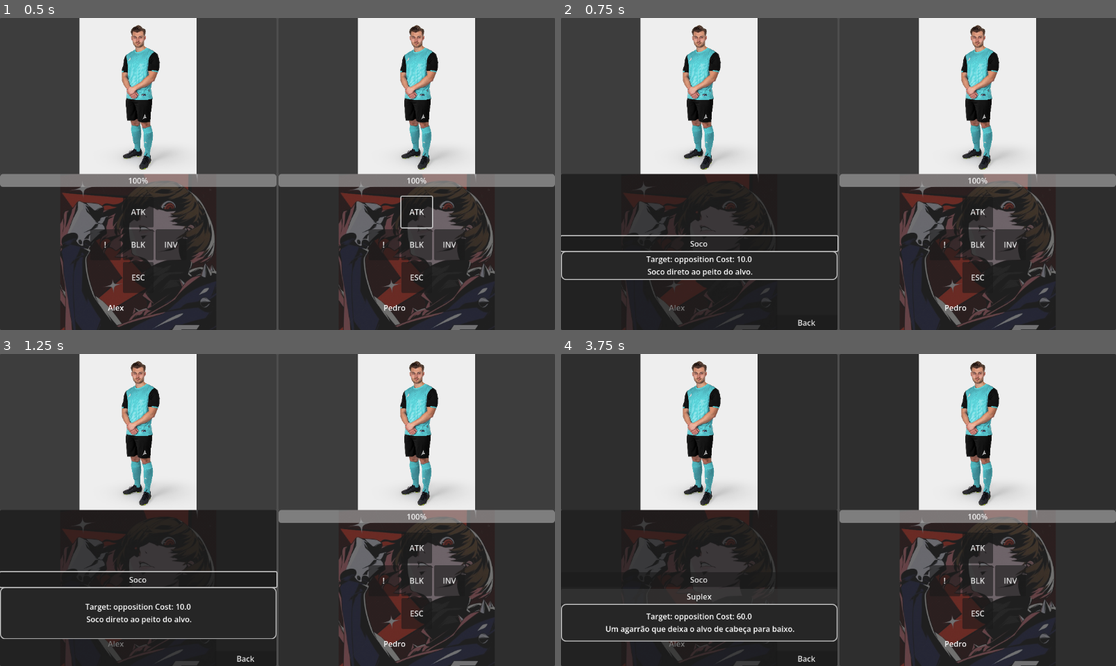
Above: before the commit, frames 1-4 (two rows, left to right).
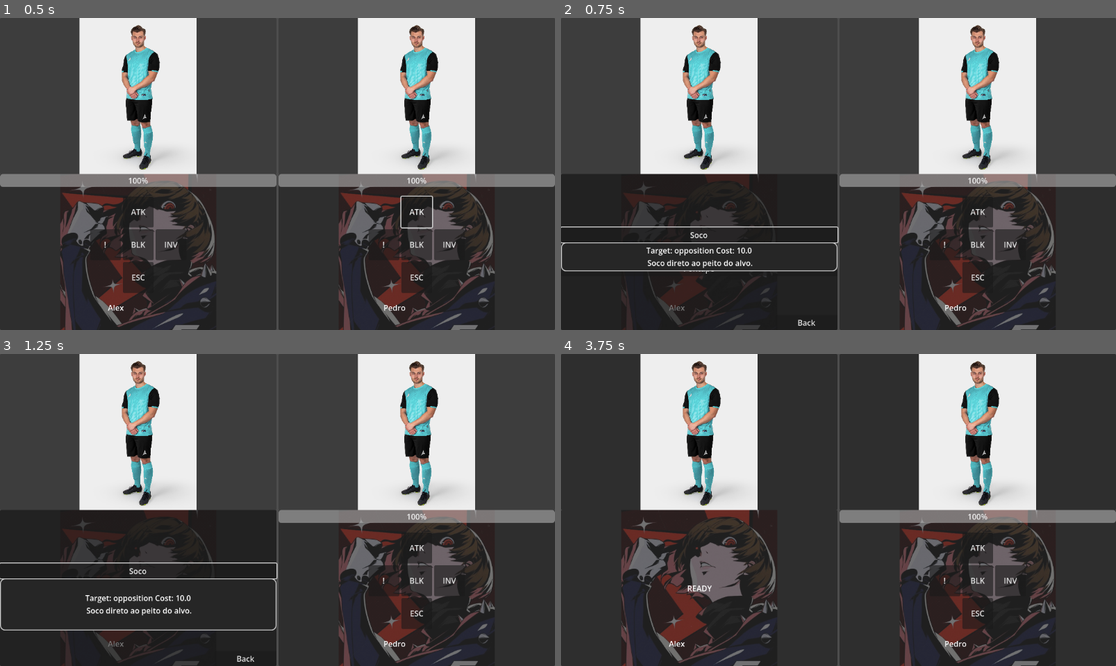
Above: after the commit, the same moments.

Repository: Dragvid/Derbi
Game: Godot game, scene res://Ui/Gameplay/Battle_screen/Battle_screen.tscn
Same seed, same stepped clock (60 frames per second), same inputs: the game is played once before the commit and once after it. This scene is started directly instead of the project's main scene.
Inputs (mouse positions are in pixels of both pictures, inside the frame that each line leads up to):
- Up to frame 1 (0.5 s): no input
- Up to frame 2 (0.75 s): click "ATK" at 0.5 s
- Up to frame 3 (1.25 s): no input
- Up to frame 4 (3.75 s): click "Soco" at 1.25 s; click (699, 432) at 2 s; click (977, 432) at 2.77 s; click (699, 597) at 3.5 s, where only the run before the commit has a clickable "Suplex"

Frame 1 is identical in both runs. In frame 2, 2.1% of the frame differs, in the area x 0-51%, y 66-84%; in frame 3, 2.1%; in frame 4, 5.4%, in the area x 0-50%, y 49-100%.

Commit message:
player turn

Diff:
--- a/GamePlayModules/enemies/basic_enemy/enemy_behaviour.gd
+++ b/GamePlayModules/enemies/basic_enemy/enemy_behaviour.gd
@@ -5,10 +5,11 @@
 @onready var sprite: TextureRect = $TextureRect
 
 var rng = RandomNumberGenerator.new()
-
-#var enemy_type : String
+var current_health
 var enemy_info
 var module_manager
+var state_current = AppInfo.states.idle
+
 #func get_enemy_info():
 	#if AppInfo.enemy_info_json.has(enemy_type):
 		#enemy_info = AppInfo.attack_info_json[enemy_type]
@@ -20,9 +21,7 @@
 	#add information
 	enemy_info = new_enemy_info
 	sprite.texture = load(enemy_info.sprite_path)
-
-#func _ready():
-
+	current_health = enemy_info.total_life
 
 func pick_action():
 	# Choose if you want to block or attack
@@ -34,6 +33,16 @@
 		#block
 		pass
 
+func update_life(updated_life):
+	var damage = updated_life
+	if updated_life < 0 and state_current == AppInfo.states.blocking:#damage
+		damage = damage * enemy_info.block_dmg_resistance
+	current_health += damage
+	if current_health <= 0:
+		print(name," Died")
+		queue_free()
+	print("damage recieved: ",damage,"/ current life: ",current_health)
+
 func pick_attack():
 	rng.randomize()
 	var atk_option_id = rng.randi_range(0, enemy_info.attacks.size())
--- a/Ui/Gameplay/Battle_screen/scripts/battle_manager.gd
+++ b/Ui/Gameplay/Battle_screen/scripts/battle_manager.gd
@@ -6,6 +6,14 @@
 @onready var player_interface: HBoxContainer = $Player_interface
 var party_info = AppInfo.party_info_json
 var turn_player = true
+
+#attack processing
+var current_attack : Dictionary = {
+	"attacker":Node,
+	"target":Node,
+	"attack_name":""
+}
+
 
 var rng = RandomNumberGenerator.new()
 
@@ -25,14 +33,13 @@
 			#get the information and check if the scene is valid
 			var unit_info = AppInfo.enemy_info_json[formation_unit]
 			#instance scene
-			var unit_scene = GeneralToolsStatic.instantiate_scene(unit_info.scene_path,enemies_box)
-			unit_scene.button_up.connect(_on_unit_button_up.bind(unit_scene))
+			var unit_scene:Node = GeneralToolsStatic.instantiate_scene(unit_info.scene_path,enemies_box)
+			unit_scene.button_up.connect(receive_current_attack_target_choice.bind(unit_scene))
 			unit_scene.call_deferred("load_info",unit_info,self)
 	else:#planned encounter
 		pass
 
-func _on_unit_button_up(target_unit):
-	print(target_unit.name," option clicked")
+
 
 func load_party_members():
 	var cur_player_id = 1
@@ -48,6 +55,30 @@
 		for enemy in enemies_box.get_children():
 			enemy.disabled = false
 
+
+func receive_current_attack(new_attacker,new_attack_name):
+	current_attack.attacker = new_attacker
+	current_attack.attack_name = new_attack_name
+	#print(current_attack.attacker," did ", current_attack.attack_name)
+func receive_current_attack_target_choice(target_unit):#receive target choice
+	#print(target_unit.name," option clicked")
+	current_attack.target = target_unit
+	if current_attack.attacker != null and current_attack.attack_name != null:
+		attack_process()
+
+#apply damage
+func attack_process():
+	#get attack info
+	var atk_info = AppInfo.attack_info_json[current_attack.attack_name]
+	#print("attack process, atk info: ",atk_info)
+	if randi_range(0,100) < atk_info.hit_rate:
+		var final_damage = atk_info.damage
+		if randi_range(0,100) < atk_info.crit_rate:
+			final_damage = final_damage * AppInfo.crit_multiplier
+		current_attack.target.update_life(final_damage)
+	if turn_player:
+		current_attack.attacker.option_picked()
+
 func change_turn():
 	turn_player = !turn_player
 
--- a/Ui/Gameplay/party_member_controls/attack_option/attackOption.gd
+++ b/Ui/Gameplay/party_member_controls/attack_option/attackOption.gd
@@ -3,10 +3,12 @@
 @onready var animation_player: AnimationPlayer = $AnimationPlayer
 @onready var description_label: Label = $atk_description/description
 var play_area_manager
+var party_member_manager
 
-func set_information(new_text:String, module_manager):
+func set_information(new_text:String, new_module_manager):
 	description_label.text = new_text
-	play_area_manager = module_manager
+	play_area_manager = new_module_manager
+	#print("play_area_manager: ",play_area_manager.name)
 
 func _on_focus_entered() -> void:
 	animation_player.play("display_info")
@@ -20,11 +22,14 @@
 func _on_mouse_exited() -> void:
 	animation_player.play_backwards("display_info")
 
-
+var module_manager = null
 func _on_button_up() -> void:
 	#get the target
-	var module_manager = GeneralToolsStatic.get_right_parent_node("BattleScreen",self)
-	print("Module manager name: ", module_manager.name)
+	if module_manager == null:
+		module_manager = GeneralToolsStatic.get_right_parent_node("BattleScreen",self)
+	#if party_member_manager == null:
+		#party_member_manager = GeneralToolsStatic.get_right_parent_node("party_member",self)
+	module_manager.receive_current_attack(play_area_manager, self.text)
 	module_manager.enter_target_selection(true)
 	#queue the attack
 	#disable actions
--- a/Ui/Gameplay/party_member_controls/party_member_controls.gd
+++ b/Ui/Gameplay/party_member_controls/party_member_controls.gd
@@ -36,10 +36,10 @@
 	total_health = member_data.total_life
 	current_health = total_health
 	life_bar.max_value = total_health
-	update_lifebar(current_health)
-	member_info= member_data
+	update_life(current_health)
+	member_info = member_data
 
-func update_lifebar(updated_life):
+func update_life(updated_life):
 	var damage = updated_life
 	if updated_life < 0 and state_current == AppInfo.states.blocking:#damage
 		damage = damage * member_info.block_dmg_resistance
@@ -74,11 +74,9 @@
 	atk_list_node.get_parent().visible = false
 	main_game.visible = true
 
-
 func _on_escape_button_up() -> void:
 	battle_manager.run_away(0.2)
 	option_picked()
-
 
 func _on_block_button_up() -> void:
 	state_current = AppInfo.states.blocking
--- a/resources/attack_list.json
+++ b/resources/attack_list.json
@@ -5,19 +5,19 @@
 		"level_requirement": 1,
 		"description": "Soco direto ao peito do alvo.",
 		"target":"opposition",
-		"damage": 10,
+		"damage": -10,
 		"type":"strike",
 		"cost":10,
 		"hit_rate": 70,
 		"crit_rate": 20
 	},
-	"pontape": {
+	"Pontapé": {
 		"name": "Pontapé",
 		"image_path": "",
 		"level_requirement": 2,
 		"description": "Pontapé dirigido à canela do alvo.",
 		"target":"opposition",
-		"damage": 15,
+		"damage": -15,
 		"type":"strike",
 		"cost":10,
 		"hit_rate": 70,
@@ -29,7 +29,7 @@
 		"level_requirement": 3,
 		"description": "Um agarrão que deixa o alvo de cabeça para baixo.",
 		"target":"opposition",
-		"damage": 15,
+		"damage": -15,
 		"type":"grab",
 		"cost":60,
 		"hit_rate": 100,
@@ -41,7 +41,7 @@
 		"level_requirement": 4,
 		"description": "Pontapé que usa a rotação toda do corpo",
 		"target":"opposition",
-		"damage": 15,
+		"damage": -15,
 		"type":"strike",
 		"cost":50,
 		"hit_rate": 85,
@@ -53,7 +53,7 @@
 		"level_requirement": 4,
 		"description": "O soco mais forte que um humano pode dar",
 		"target":"opposition",
-		"damage": 10,
+		"damage": -10,
 		"type":"strike",
 		"cost":50,
 		"hit_rate": 65,
@@ -65,7 +65,7 @@
 		"level_requirement": 2,
 		"description": "Massaga as costas do teu parceiro para por algo que estava partido no lugar.",
 		"target":"ally",
-		"damage": -25,
+		"damage": 25,
 		"type":"strike",
 		"cost":25,
 		"hit_rate": 65,
--- a/resources/enemy_info.json
+++ b/resources/enemy_info.json
@@ -3,6 +3,7 @@
 		"total_life":100,
 		"attacks":["Soco"],
 		"agressiveness": 70,
+		"block_dmg_resistance" : 0.5,
 		"scene_path":"res://GamePlayModules/enemies/basic_enemy/basicEnemy.tscn",
 		"sprite_path":"res://Assets/enemies/0040162_pro-player-jersey-hyper-blue.jpeg",
 	},
--- a/resources/party_info.json
+++ b/resources/party_info.json
@@ -7,6 +7,6 @@
 	"Alex":{
 		"total_life":150,
 		"block_dmg_resistance" : 0.5,
-		"attacks":["Soco","Suplex"],
+		"attacks":["Soco","Suplex","Pontapé"],
 	}
 }
--- a/utilities/AppInfo.gd
+++ b/utilities/AppInfo.gd
@@ -4,6 +4,8 @@
 static var app_cleared = false
 static var highscore : int
 static var new_highscore : bool = false
+
+static var crit_multiplier = 1.5
 
 enum states {idle,stun,blocking}
 
